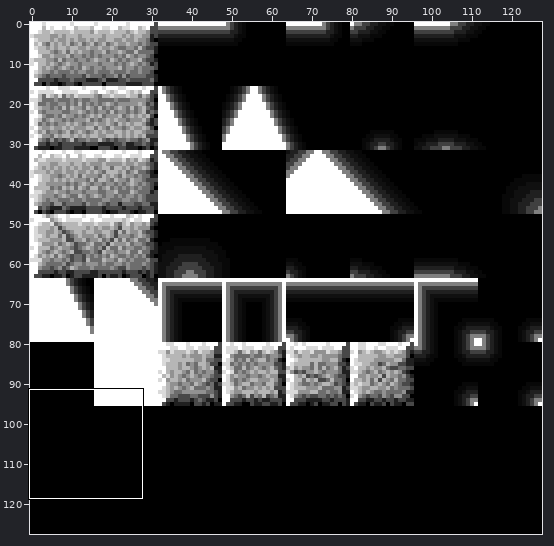
Two states of a pixel-art file, gfx/tiles.aseprite. Above, an overview of the earlier version with the close-up marked.
Close-up. Earlier state:
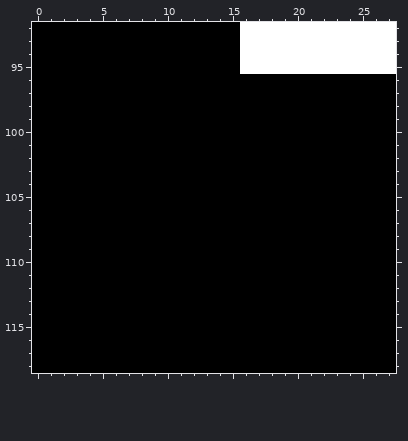
128x128 pixels, 1 frame. Colours within 5 levels of each other are drawn and written as one. Shown: x 0..27, y 92..118.
The result:
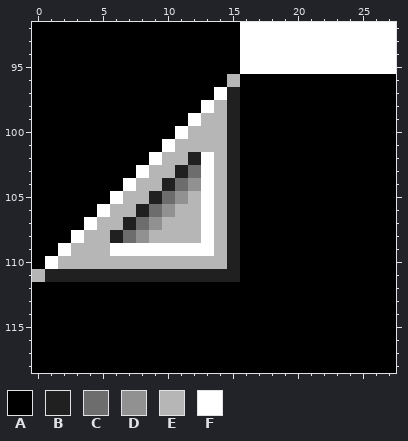
Palette (. is transparent): A #000000  B #202020  C #6d6d6d  D #919191  E #b6b6b6  F #ffffff
What changed:
The author changed colour A to colour B in rows 97 to 101 at x 15; in row 102 at x 12 and 15; in row 103 at x 11 and 15; in row 104 at x 10 and 15; in row 105 at x 9 and 15; in row 106 at x 8 and 15.
The author changed colour A to colour B in row 107 at x 7 and 15; in row 108 at x 6 and 15; in rows 109 to 110 at x 15; in row 111 at x 1 to 15.
The author changed colour A to colour C in row 103 at x 12; in row 104 at x 11; in row 105 at x 10; in row 106 at x 9; in row 107 at x 8; in row 108 at x 7.
The author changed colour A to colour D in row 104 at x 12; in row 105 at x 11; in row 106 at x 10; in row 107 at x 9; in row 108 at x 8.
The author changed colour A to colour E in row 96 at x 15; in row 98 at x 14; in row 99 at x 13 to 14; in row 100 at x 12 to 14; in row 101 at x 11 to 14; in row 102 at x 10 to 11 and 14.
The author changed colour A to colour E in row 103 at x 9 to 10 and 14; in row 104 at x 8 to 9 and 14; in row 105 at x 7 to 8, 12 and 14; in row 106 at x 6 to 7, 11 to 12 and 14; in row 107 at x 5 to 6, 10 to 12 and 14; in row 108 at x 4 to 5, 9 to 12 and 14.
The author changed colour A to colour E in row 109 at x 3 to 5 and 14; in row 110 at x 2 to 14; in row 111 at x 0.
The author changed colour A to colour F in row 97 at x 14; in row 98 at x 13; in row 99 at x 12; in row 100 at x 11; in row 101 at x 10; in row 102 at x 9 and 13.
The author changed colour A to colour F in row 103 at x 8 and 13; in row 104 at x 7 and 13; in row 105 at x 6 and 13; in row 106 at x 5 and 13; in row 107 at x 4 and 13; in row 108 at x 3 and 13.
The author changed colour A to colour F in row 109 at x 2 and 6 to 13; in row 110 at x 1.
